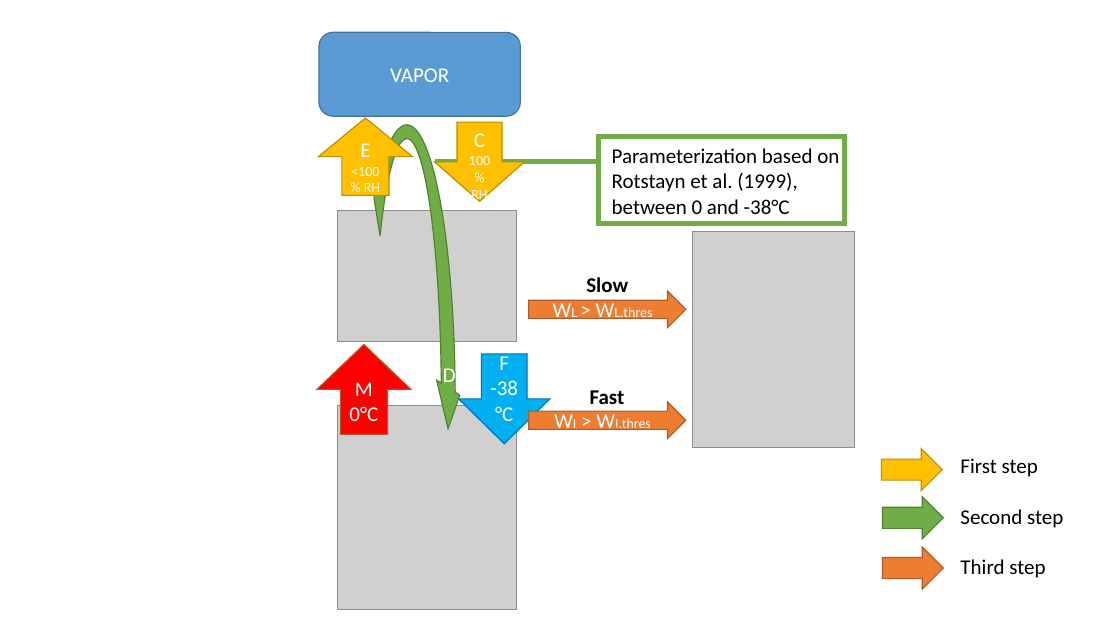
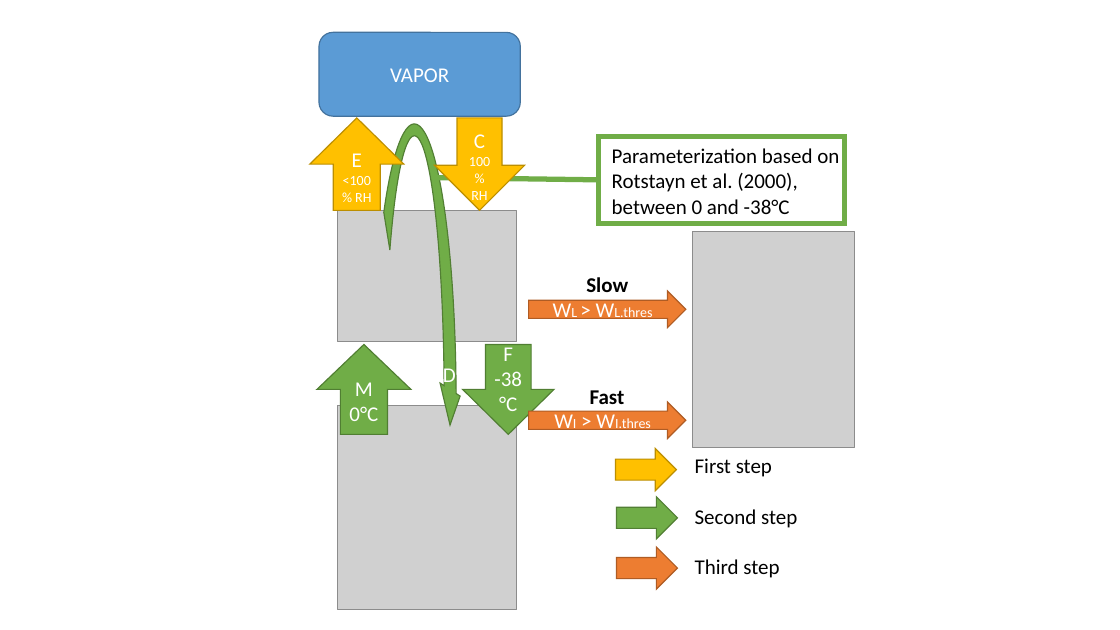
Before and after one commit to meteoNL/CloudParcelModel_SOACproject, a slide deck: slide 1 of model_representation.pptx. Drawn at 1120x630 pixels with LibreOffice and Linux fonts; fonts in the diff are those of the drawing; grey boxes stand for pictures. Boxes give left, top, right and bottom in pixels: in the first picture for what was removed or moved away, otherwise in the second. Text is boxed around its words. In the diff, an @@ line names an element or a change of style, - is before the commit and + after.

Commit message:
ppt

```diff
--- a/model_representation.pptx
+++ b/model_representation.pptx
@@ up arrow "E": place and size @@
-up arrow "E" at (318, 118, 413, 195)
+up arrow "E" at (310, 118, 404, 210)
@@ circular arrow: place and size @@
-circular arrow at (352, 118, 463, 630)
+circular arrow at (366, 118, 462, 630)
@@ down arrow "C": place and size @@
-down arrow "C" at (434, 122, 524, 201)
+down arrow "C" at (434, 118, 524, 210)
@@ text at (612, 148, 839, 214): text changed @@
-Parameterization based on Rotstayn et al. (1999), between 0 and -38°C
+Parameterization based on Rotstayn et al. (2000), between 0 and -38°C
@@ line moved from (435, 162) - (601, 162) to (434, 177) - (599, 180) @@
@@ up arrow "M" at (317, 344, 411, 434): fill #FF0000 to #70AD47; outline #AF5C24 1 pt to #507E32 1 pt @@
@@ down arrow "F": place and size @@
-down arrow "F" at (459, 354, 550, 444)
+down arrow "F" at (463, 344, 555, 434)
@@ down arrow "F" at (463, 344, 555, 434): fill #00B0F0 to #70AD47; outline #0070C0 1 pt to #507E32 1 pt @@
@@ 3 right arrows, 1 text: place and size @@
-3 right arrows, 1 text at (881, 449, 1063, 589)
+3 right arrows, 1 text at (616, 449, 797, 589)
```
Also in this commit, not shown: 2 other files.
